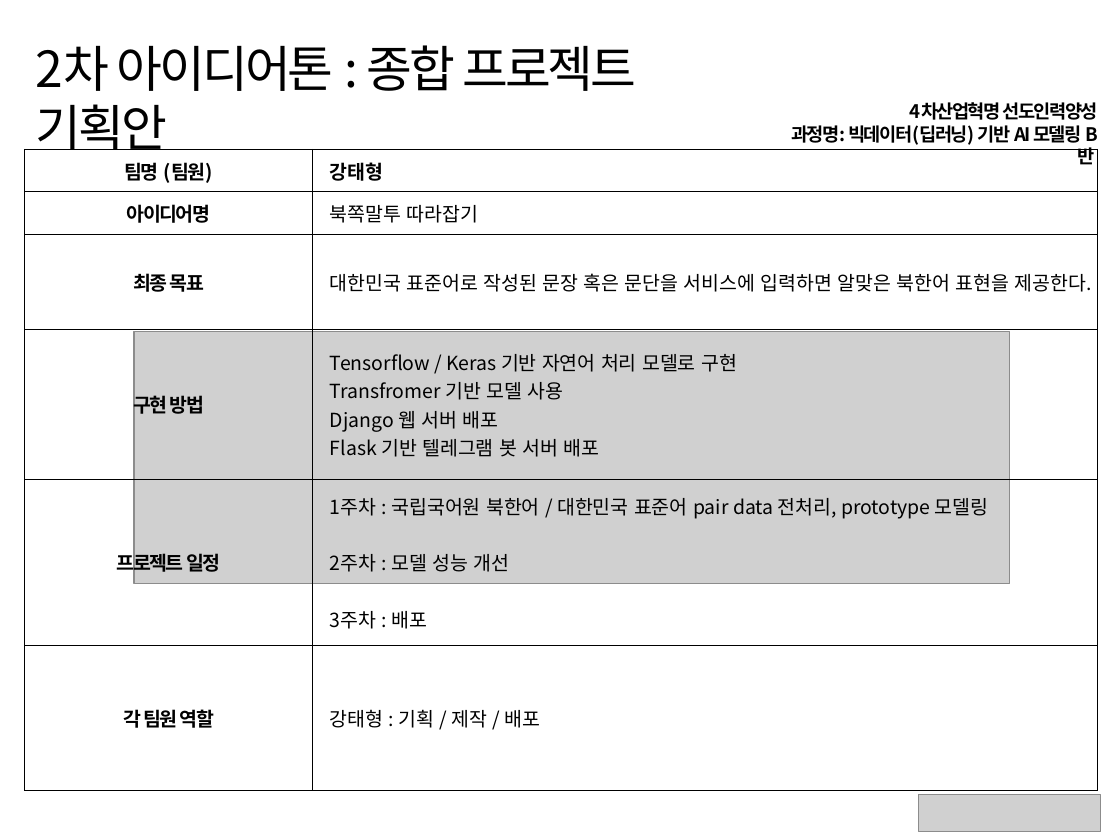
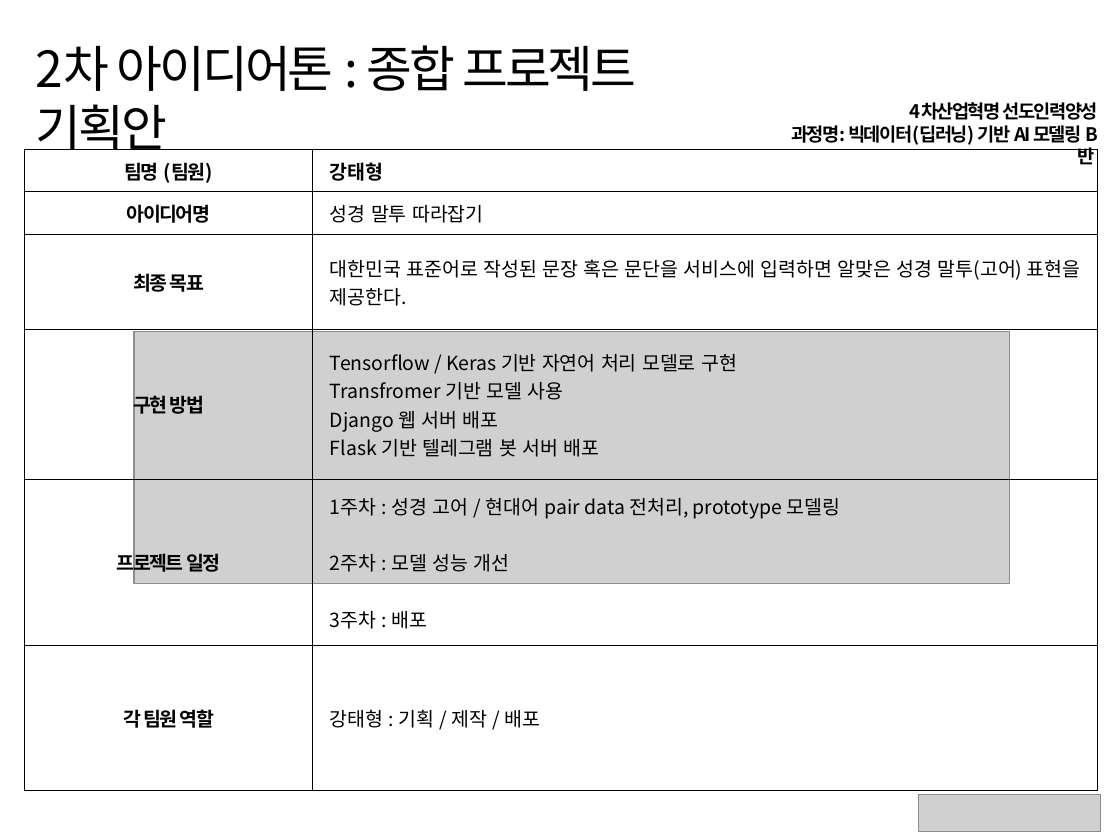
Before and after one commit to gtpgg1013/AI_docs, a slide deck: slide 1 of part4-ML/[4차 5기] 2차 아이디어톤 강태형.pptx. Drawn at 1120x840 pixels with LibreOffice and Linux fonts; fonts in the diff are those of the drawing; grey boxes stand for pictures. Boxes give left, top, right and bottom in pixels: in the first picture for what was removed or moved away, otherwise in the second. Text is boxed around its words. In the diff, an @@ line names an element or a change of style, - is before the commit and + after.

Commit message:
11_07_0

```diff
--- a/part4-ML/[4차 5기] 2차 아이디어톤 강태형.pptx
+++ b/part4-ML/[4차 5기] 2차 아이디어톤 강태형.pptx
@@ table at (25, 149, 1099, 790) @@
-row 2, column 2: 북쪽말투 따라잡기
+row 2, column 2: 성경 말투 따라잡기
-row 3, column 2: 대한민국 표준어로 작성된 문장 혹은 문단을 서비스에 입력하면 알맞은 북한어 표현을 제공한다.
+row 3, column 2: 대한민국 표준어로 작성된 문장 혹은 문단을 서비스에 입력하면 알맞은 성경 말투(고어) 표현을 제공한다.
-row 5, column 2: 1주차 : 국립국어원 북한어 / 대한민국 표준어 pair data 전처리, prototype 모델링 / 2주차 : 모델 성능 개선 / 3주차 : 배포
+row 5, column 2: 1주차 : 성경 고어 / 현대어 pair data 전처리, prototype 모델링 / 2주차 : 모델 성능 개선 / 3주차 : 배포
```
